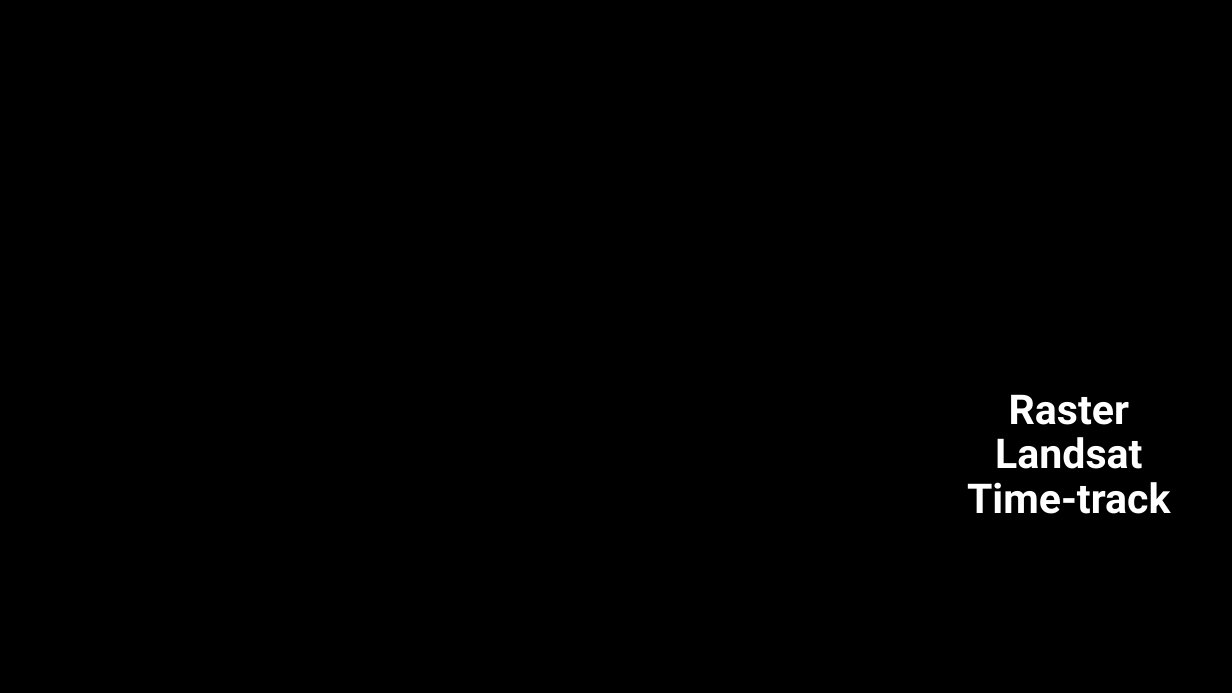
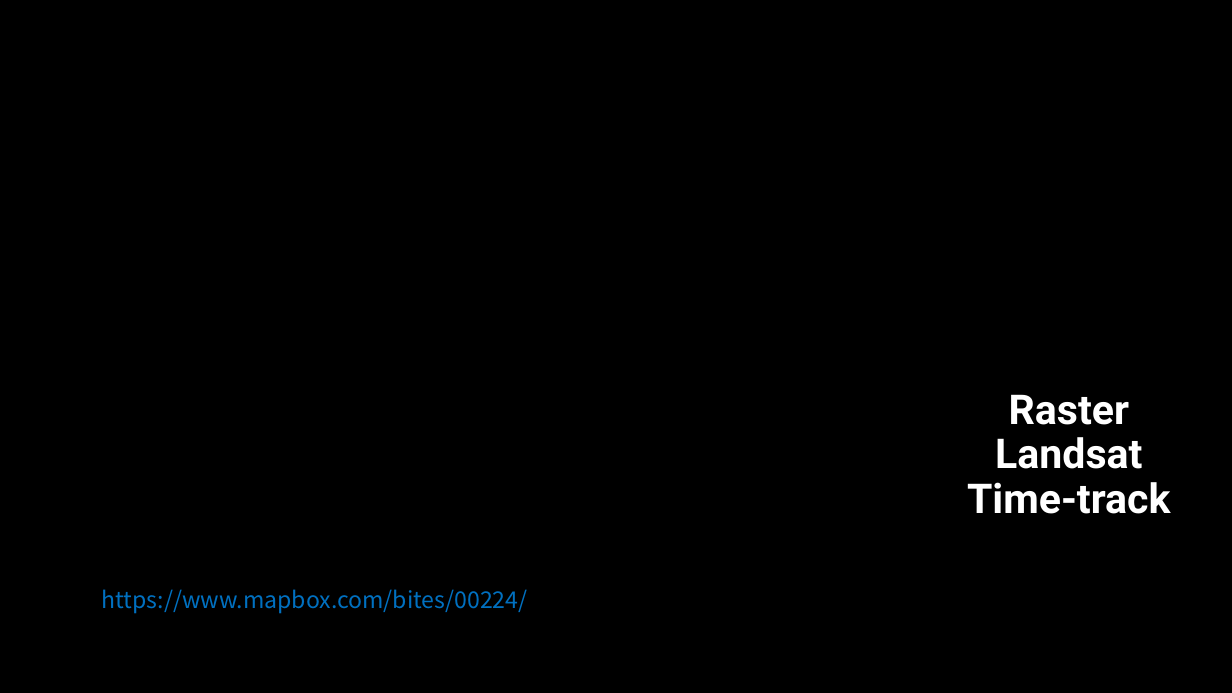
Before and after one commit to wenhaowuuu/ProjectDataX, a slide deck: slide 13 of communication/pre_0724.pptx. Drawn at 1232x693 pixels with LibreOffice and Linux fonts; fonts in the diff are those of the drawing; background and template pictures are left out. Boxes give left, top, right and bottom in pixels: in the first picture for what was removed or moved away, otherwise in the second. Text is boxed around its words. In the diff, an @@ line names an element or a change of style, - is before the commit and + after.

```diff
--- a/communication/pre_0724.pptx
+++ b/communication/pre_0724.pptx
@@ text added at box(102, 589, 528, 613), 18 pt, text #0070C0 @@
+https://www.mapbox.com/bites/00224/
```
Also in this commit, not shown: 2 other slides changed, 2 slides added, 6 other files.
